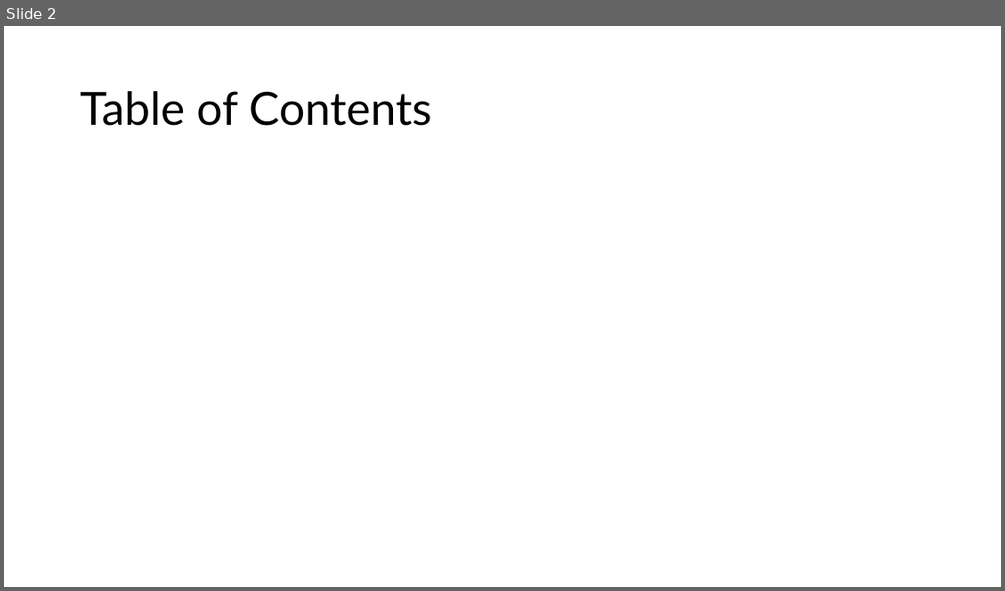
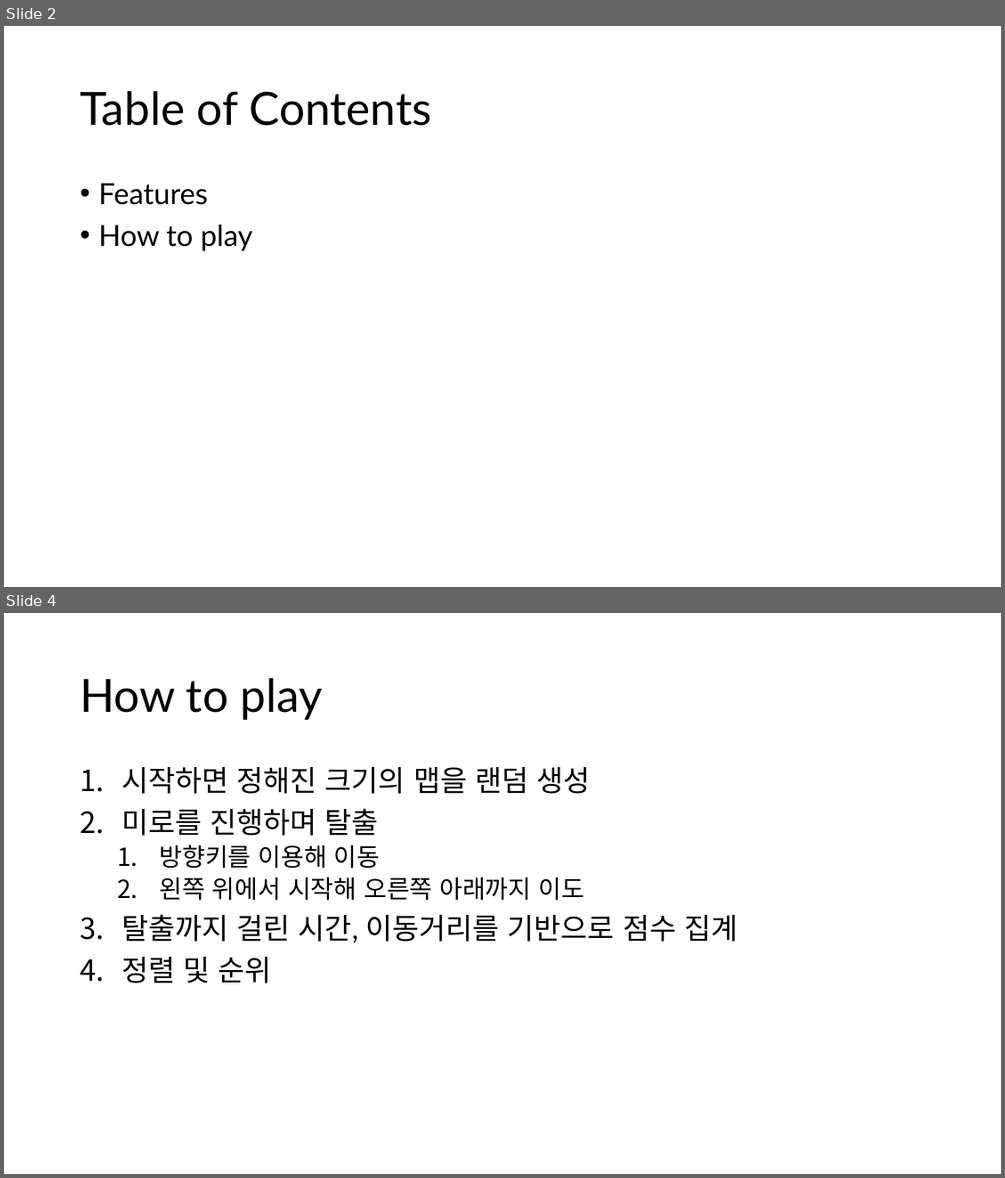
Before and after one commit to 5tarlight/c-programming-2025, a slide deck: materials/기말과제 제안 발표.pptx. Shown one above the other, each under a label of ours: slide 2 before the commit, slides 2 and 4 after it; the slides between them are not shown. The pictures are 1005x591 and 1005x1178 pixels, drawn with LibreOffice and Linux fonts; fonts in the diff are those of the drawing. Boxes give left, top, right and bottom in pixels: in the first picture for what was removed or moved away, otherwise in the second. Text is boxed around its words. In the diff, an @@ line names an element or a change of style, - is before the commit and + after.

```diff
--- a/materials/기말과제 제안 발표.pptx
+++ b/materials/기말과제 제안 발표.pptx
@@ slide 4 added at [4,613,1001,1174], background #FFFFFF @@
@@ title added at [80,678,322,720], 44 pt, text #000000 @@
+How to play
@@ text added at [122,767,737,983], 28 pt, text #000000 @@
+1. 시작하면 정해진 크기의 맵을 랜덤 생성
+2. 미로를 진행하며 탈출
+  1. 방향키를 이용해 이동
+  2. 왼쪽 위에서 시작해 오른쪽 아래까지 이도
+3. 탈출까지 걸린 시간, 이동거리를 기반으로 점수 집계
+4. 정렬 및 순위
@@ slide 2 changed as well @@
@@ text added at [98,183,253,251], 28 pt, text #000000 @@
+• Features
+• How to play
```
Also in this commit, not shown: 1 other slide changed, 6 other slides added.
